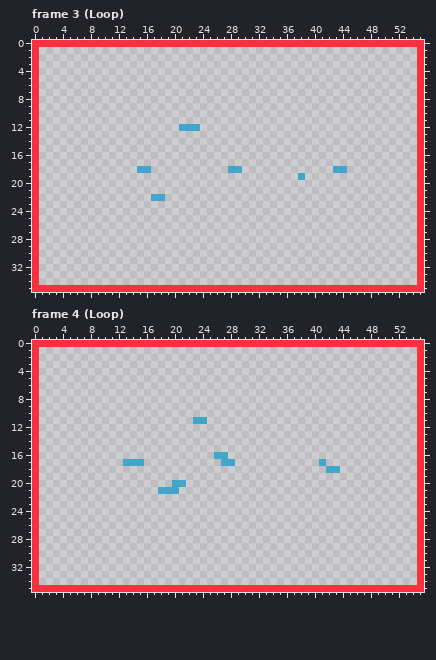
Two states of a pixel-art file, graphics_work_files/tile art/water_ripple_2a.aseprite. Above: the version before the commit.
56x36 pixels, 8 frames. Shown: frame 3 (Loop), frame 4 (Loop). The commit also changed other frames, which this record leaves out.
After:
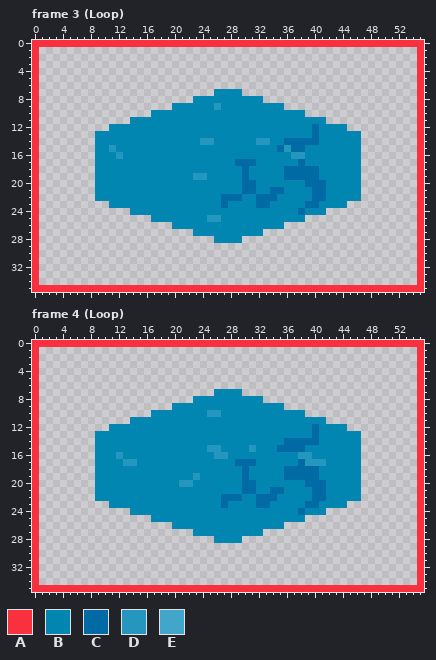
Palette (. is transparent): A #f9303d  B #0086b1  C #006aa4  D #2597bf  E #41a6c9
Message: Some additional water-ripple experimentation.
What changed:
layer "Layer 2" now shown
Frame 3 (Loop), layers "Sprite Sheet", "Layer 2":
y 7: x 26..29 .... -> BBBB
y 8: x 23..32 .......... -> BBBBBBBBBB
y 9: x 20..35 ................ -> BBBBBBDBBBBBBBBB
y 10: x 17..38 ...................... -> BBBBBBBBBBBBBBBBBBBBBB
y 11: x 14..41 ............................ -> BBBBBBBBBBBBBBBBBBBBBBBBBBBB
y 12: x 11..44 ..........EEE..................... -> BBBBBBBBBBBBBBBBBBBBBBBBBBBBBCBBBB
y 13: x 9..46 ...................................... -> BBBBBBBBBBBBBBBBBBBBBBBBBBBBBBBCBBBBBB
y 14: x 9..46 ...................................... -> BBBBBBBBBBBBBBBDDBBBBBBDDBBCCCCCBBBBBB
y 15: x 9..46 ...................................... -> BBDBBBBBBBBBBBBBBBBBBBBBBBCDCCBBBBBBBB
y 16: x 9..46 ...................................... -> BBBDBBBBBBBBBBBBBBBBBBBBBBBBDDBBBBBBBB
y 17: x 9..46 ...................................... -> BBBBBBBBBBBBBBBBBBBBCCCBBBBBBCBBBBBBBB
y 18: x 9..46 ......EE...........EE.............EE.. -> BBBBBBBBBBBBBBBBBBBBBCBBBBBCCCCCBBBBBB
y 19: x 9..46 .............................E........ -> BBBBBBBBBBBBBBDDBBBBBCBBBBBCCCCCBBBBBB
y 20: x 9..46 ...................................... -> BBBBBBBBBBBBBBBBBBBBBCCBBBBBBBCCCBBBBB
y 21: x 9..46 ...................................... -> BBBBBBBBBBBBBBBBBBBBBCCBBCCBBBBCCBBBBB
y 22: x 9..46 ........EE............................ -> BBBBBBBBBBBBBBBBBBCCCBBCCCBBBBBCCBBBBB
y 23: x 11..44 .................................. -> BBBBBBBBBBBBBBBBCBBBBCCBBBBBCCBBBB
y 24: x 14..41 ............................ -> BBBBBBBBBBBBBBBBBBBBBBBBCBBB
y 25: x 17..38 ...................... -> BBBBBBBBDDBBBBBBBBBBBB
y 26: x 20..35 ................ -> BBBBBBBBBBBBBBBB
y 27: x 23..32 .......... -> BBBBBBBBBB
y 28: x 26..29 .... -> BBBB
Frame 4 (Loop), layers "Sprite Sheet", "Layer 2":
y 7: x 26..29 .... -> BBBB
y 8: x 23..32 .......... -> BBBBBBBBBB
y 9: x 20..35 ................ -> BBBBBBBBBBBBBBBB
y 10: x 17..38 ...................... -> BBBBBBBBDDBBBBBBBBBBBB
y 11: x 14..41 .........EE................. -> BBBBBBBBBBBBBBBBBBBBBBBBBBBB
y 12: x 11..44 .................................. -> BBBBBBBBBBBBBBBBBBBBBBBBBBBBBCBBBB
y 13: x 9..46 ...................................... -> BBBBBBBBBBBBBBBBBBBBBBBBBBBBBBBCBBBBBB
y 14: x 9..46 ...................................... -> BBBBBBBBBBBBBBBBBBBBBBBBBBBCCCCCBBBBBB
y 15: x 9..46 ...................................... -> BBBBBBBBBBBBBBBBDDBBBBDBBBCCCCBBBBBBBB
y 16: x 9..46 .................EE................... -> BBBDBBBBBBBBBBBBBDDBBBBBBBBBBDDBBBBBBB
y 17: x 9..46 ....EEE...........EE............E..... -> BBBBDDBBBBBBBBBBBBBBCCCBBBBBBCDDDBBBBB
y 18: x 9..46 .................................EE... -> BBBBBBBBBBBBBBBBBBBBBCBBBBBCCCCCBBBBBB
y 19: x 9..46 ...................................... -> BBBBBBBBBBBBBBDBBBBBBCBBBBBCCCCCBBBBBB
y 20: x 9..46 ...........EE......................... -> BBBBBBBBBBBBDDBBBBBBBCCBBBBBBBCCCBBBBB
y 21: x 9..46 .........EEE.......................... -> BBBBBBBBBBBBBBBBBBBBBCCBBCCBBBBCCBBBBB
y 22: x 9..46 ...................................... -> BBBBBBBBBBBBBBBBBBCCCBBCCCBBBBBCCBBBBB
y 23: x 11..44 .................................. -> BBBBBBBBBBBBBBBBCBBBBCCBBBBBCCBBBB
y 24: x 14..41 ............................ -> BBBBBBBBBBBBBBBBBBBBBBBBCBBB
y 25: x 17..38 ...................... -> BBBBBBBBBBBBBBBBBBBBBB
y 26: x 20..35 ................ -> BBBBBBBBBBBBBBBB
y 27: x 23..32 .......... -> BBBBBBBBBB
y 28: x 26..29 .... -> BBBB
